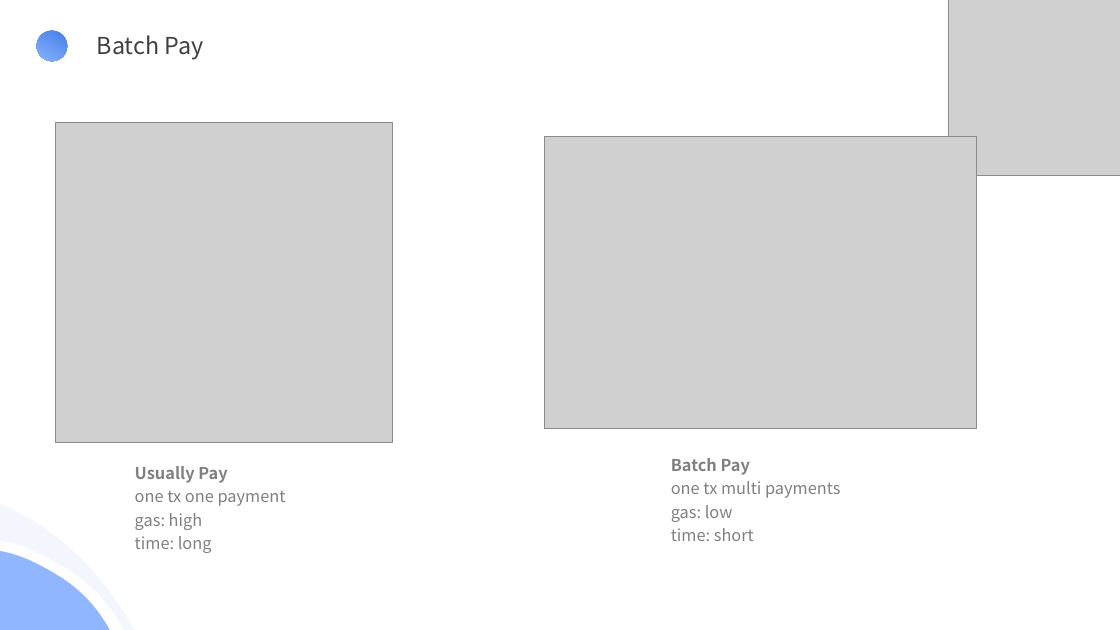
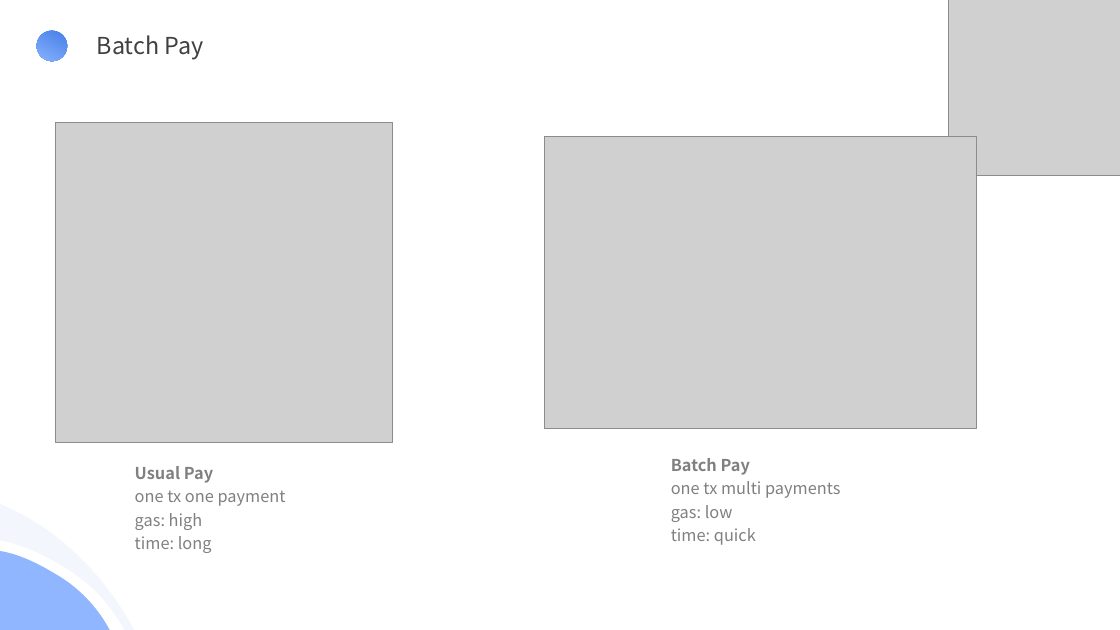
Before and after one commit to busyapedao/zkpayroll-contract, a slide deck: slide 2 of doc/zkpayroll.pptx. Drawn at 1120x630 pixels with LibreOffice and Linux fonts; fonts in the diff are those of the drawing; grey boxes stand for pictures. Boxes give left, top, right and bottom in pixels: in the first picture for what was removed or moved away, otherwise in the second. Text is boxed around its words. In the diff, an @@ line names an element or a change of style, - is before the commit and + after.

```diff
--- a/doc/zkpayroll.pptx
+++ b/doc/zkpayroll.pptx
@@ text at <box>135,466,213,483</box>: text changed @@
-Usually Pay
+Usual Pay
@@ text at <box>671,528,756,545</box>: text changed @@
-time: short
+time: quick
```
Also in this commit, not shown: 7 other slides changed, 2 other files.
